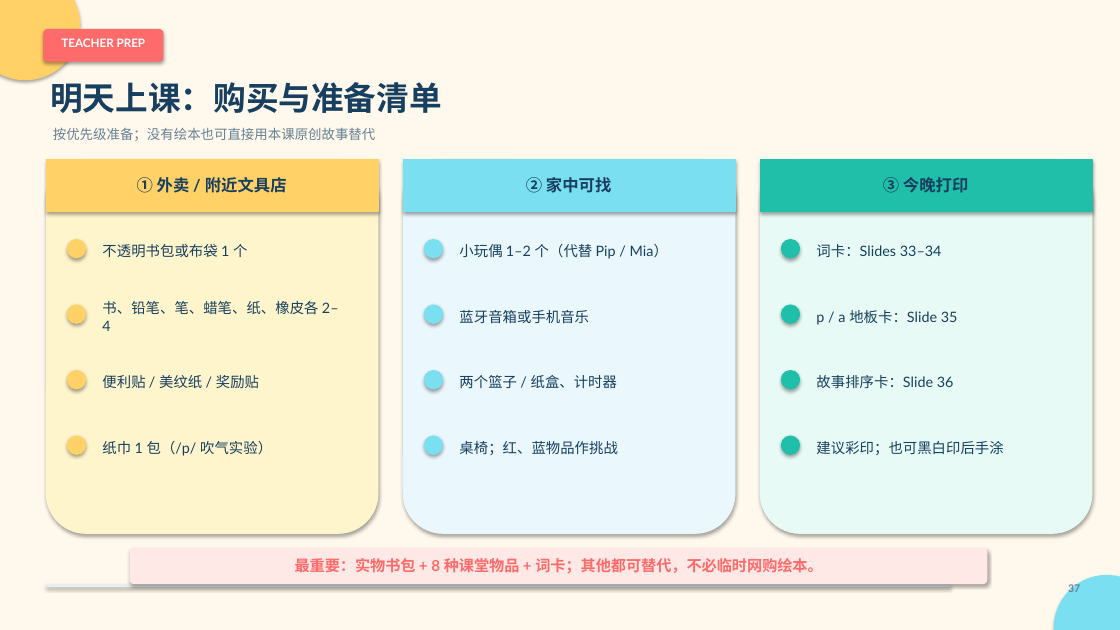
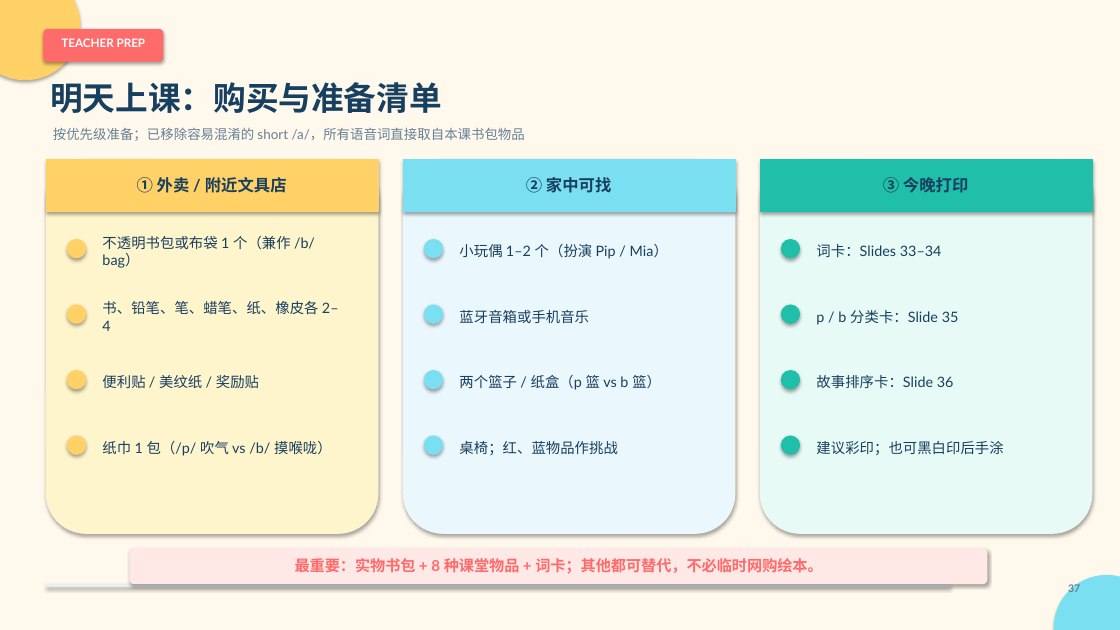
Before and after one commit to earthonliner/EnglishLearner, a slide deck: slide 37 of lesson-plans/our-world-starter-lesson1-my-school.pptx. Drawn at 1120x630 pixels with LibreOffice and Linux fonts; fonts in the diff are those of the drawing. Boxes give left, top, right and bottom in pixels: in the first picture for what was removed or moved away, otherwise in the second. Text is boxed around its words. In the diff, an @@ line names an element or a change of style, - is before the commit and + after.

```diff
--- a/lesson-plans/our-world-starter-lesson1-my-school.pptx
+++ b/lesson-plans/our-world-starter-lesson1-my-school.pptx
@@ text at [53,128,525,141]: text changed @@
-按优先级准备；没有绘本也可直接用本课原创故事替代
+按优先级准备；已移除容易混淆的 short /a/，所有语音词直接取自本课书包物品
@@ text at [102,236,315,268]: text changed @@
-不透明书包或布袋 1 个
+不透明书包或布袋 1 个（兼作 /b/ bag）
@@ text at [459,244,668,259]: text changed @@
-小玩偶 1–2 个（代替 Pip / Mia）
+小玩偶 1–2 个（扮演 Pip / Mia）
@@ text at [816,310,959,325]: text changed @@
-p / a 地板卡：Slide 35
+p / b 分类卡：Slide 35
@@ text at [459,375,661,390]: text changed @@
-两个篮子 / 纸盒、计时器
+两个篮子 / 纸盒（p 篮 vs b 篮）
@@ text at [102,441,332,456]: text changed @@
-纸巾 1 包（/p/ 吹气实验）
+纸巾 1 包（/p/ 吹气 vs /b/ 摸喉咙）
```
Also in this commit, not shown: 18 other slides changed, 4 slides added, 4 slides removed, 3 other files.
